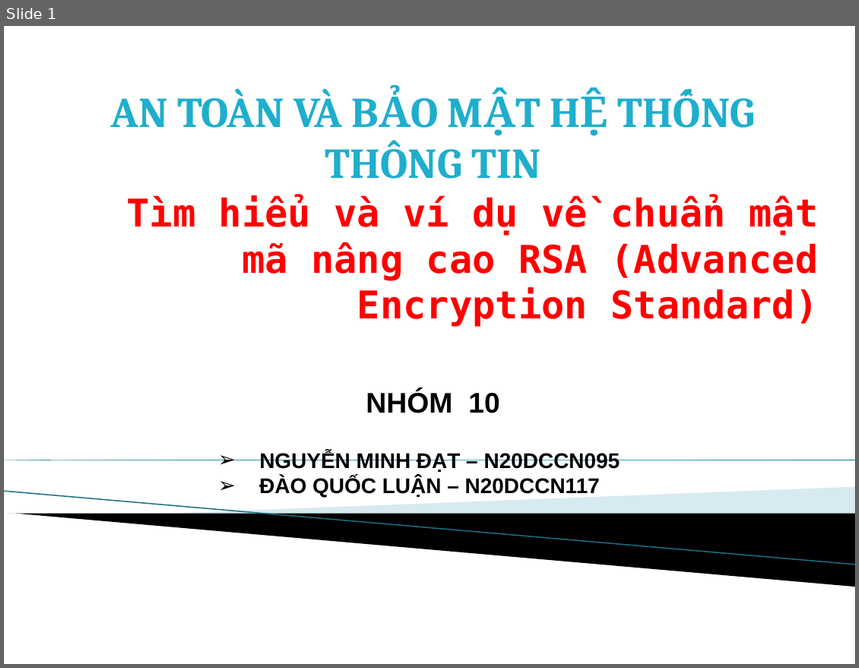
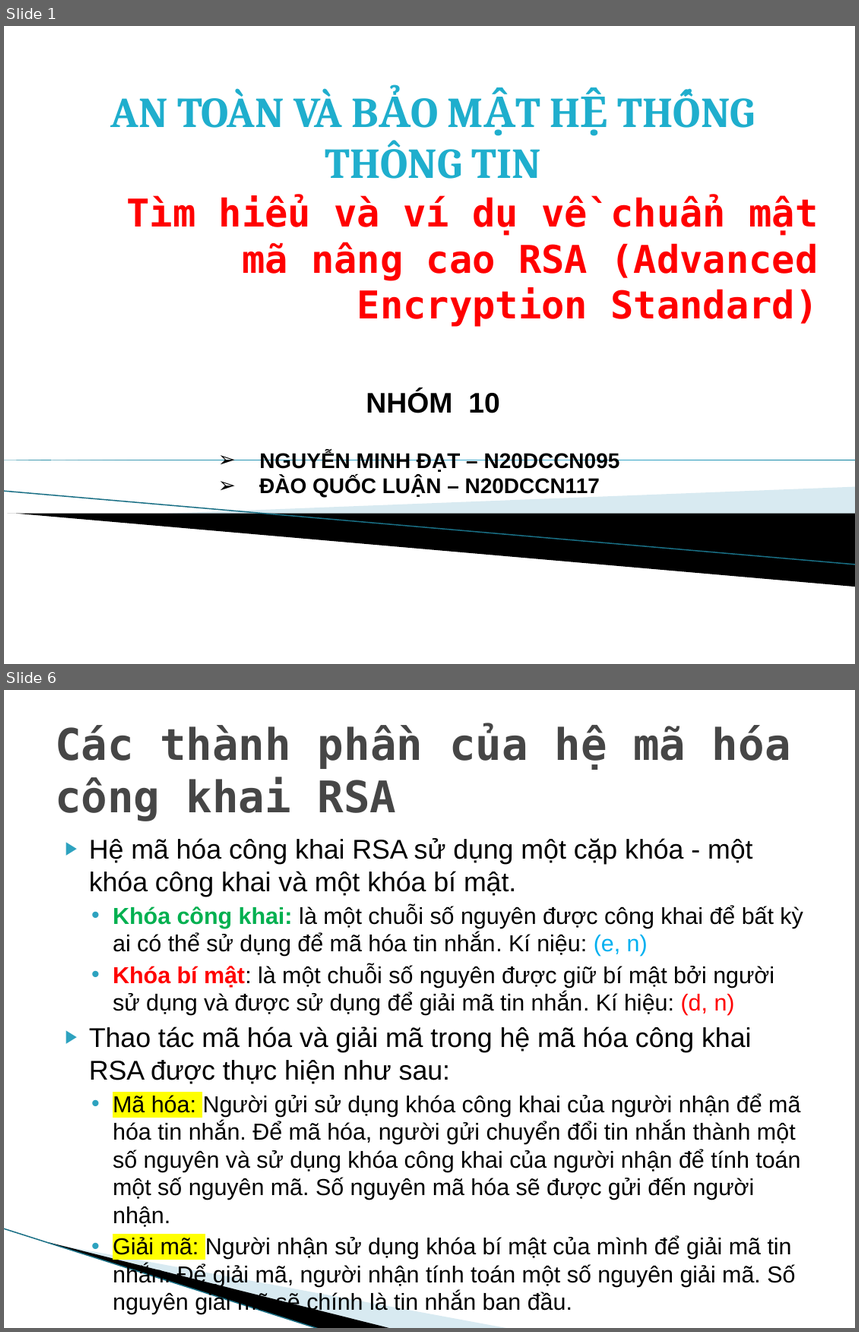
Before and after one commit to datnmdev/RSA-ATVBMTT, a slide deck: ATVBMHTTT.pptx. Shown one above the other, each under a label of ours: slide 1 before the commit, slides 1 and 6 after it; the slides between them are not shown. The pictures are 859x668 and 859x1332 pixels, drawn with LibreOffice and Linux fonts; fonts in the diff are those of the drawing; background and template pictures are left out. Boxes give left, top, right and bottom in pixels: in the first picture for what was removed or moved away, otherwise in the second. Text is boxed around its words. In the diff, an @@ line names an element or a change of style, - is before the commit and + after.

```diff
--- a/ATVBMHTTT.pptx
+++ b/ATVBMHTTT.pptx
@@ slide 6 added at box(4, 690, 855, 1328), background #FFFFFF @@
@@ title added at box(55, 724, 791, 821), 36.9 pt, text #464646, bold @@
+Các thành phần của hệ mã hóa công khai RSA
@@ text added at box(89, 838, 803, 1315), 19.6 pt, text #000000 @@
+▶ Hệ mã hóa công khai RSA sử dụng một cặp khóa - một khóa công khai và một khóa bí mật.
+  • Khóa công khai: là một chuỗi số nguyên được công khai để bất kỳ ai có thể sử dụng để mã hóa tin nhắn. Kí niệu: (e, n)
+  • Khóa bí mật: là một chuỗi số nguyên được giữ bí mật bởi người sử dụng và được sử dụng để giải mã tin nhắn. Kí hiệu: (d, n)
+▶ Thao tác mã hóa và giải mã trong hệ mã hóa công khai RSA được thực hiện như sau:
+  • Mã hóa: Người gửi sử dụng khóa công khai của người nhận để mã hóa tin nhắn. Để mã hóa, người gửi chuyển đổi tin nhắn thành một số nguyên và sử dụng khóa công khai của người nhận để tính toán một số nguyên mã. Số nguyên mã hóa sẽ được gửi đến người nhận.
+  • Giải mã: Người nhận sử dụng khóa bí mật của mình để giải mã tin nhắn. Để giải mã, người nhận tính toán một số nguyên giải mã. Số nguyên giải mã sẽ chính là tin nhắn ban đầu.
@@ line added from (4, 1229) to (320, 1328), #97C5D8 0.95 pt @@
@@ freeform shape added at box(49, 1243, 393, 1328), fill #000000 @@
@@ freeform shape added at box(51, 1243, 510, 1328), fill #A0CBDC at 40% opacity @@
```
Also in this commit, not shown: 9 slides changed, 12 other slides added, 8 slides removed, 12 other files.
